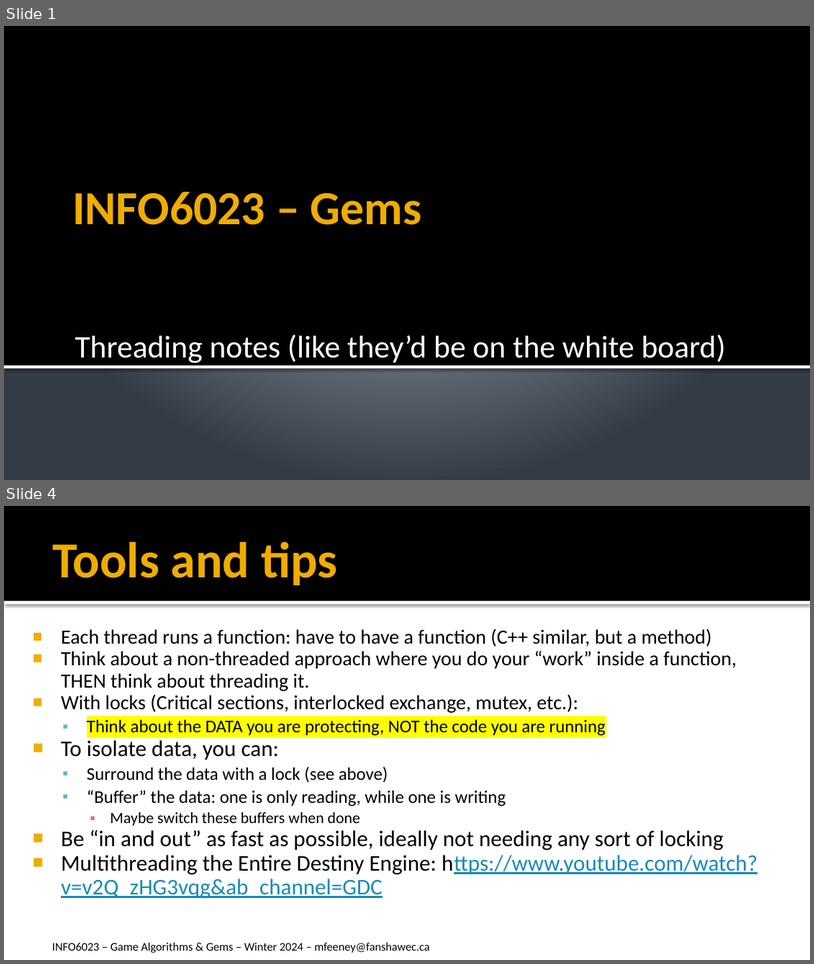
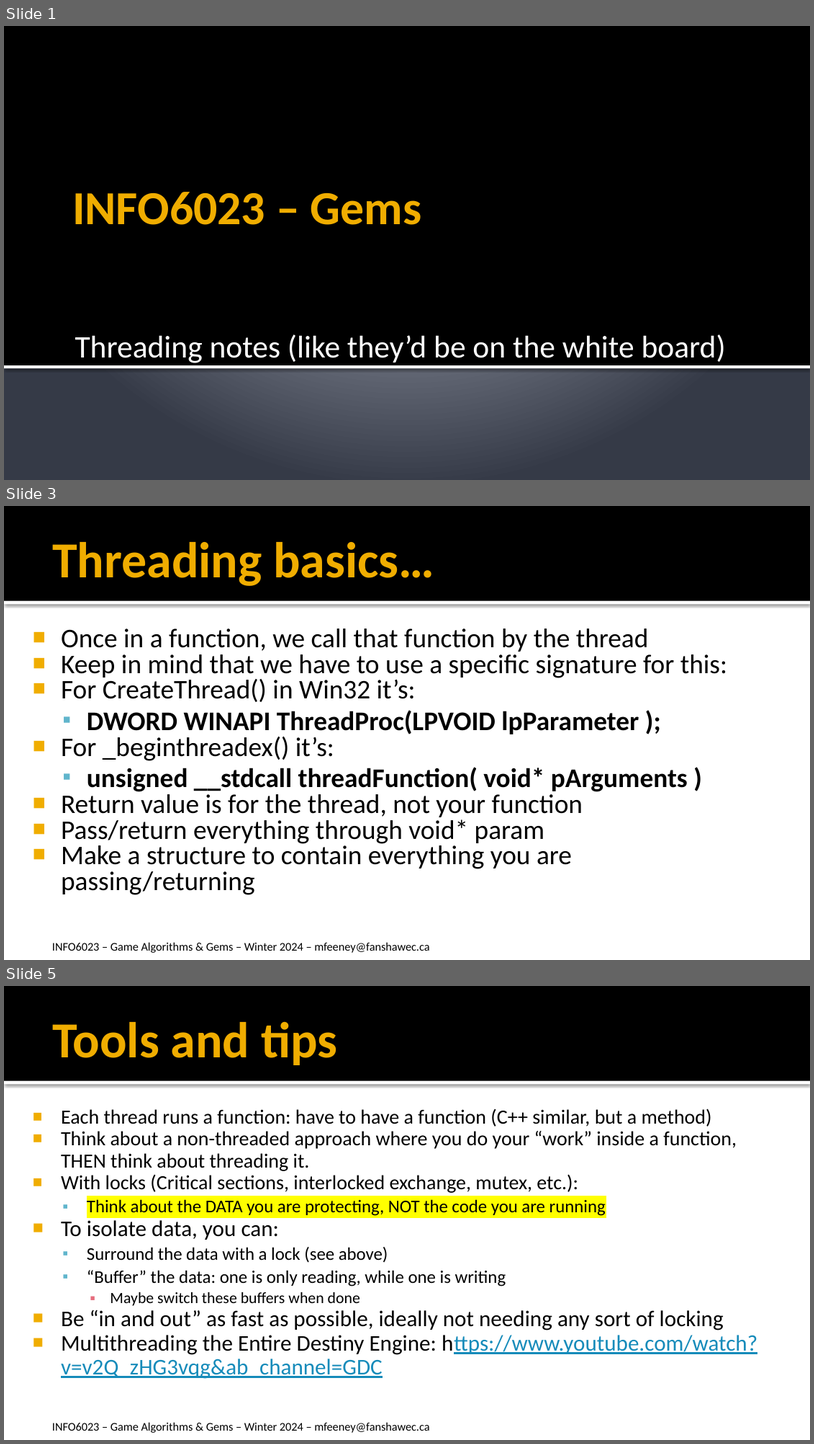
Before and after one commit to FeeneyCodes/GDP202425, a slide deck: 6023_Algor_Gems_(2025)/Day2Day/W04 (threading)/6023_W04_Threading_Notes.pptx. Shown one above the other, each under a label of ours: slides 1 and 4 before the commit, slides 1, 3 and 5 after it; the slides between them are not shown. The pictures are 814x964 and 814x1444 pixels, drawn with LibreOffice and Linux fonts; fonts in the diff are those of the drawing. Boxes give left, top, right and bottom in pixels: in the first picture for what was removed or moved away, otherwise in the second. Text is boxed around its words. In the diff, an @@ line names an element or a change of style, - is before the commit and + after.

```diff
--- a/6023_Algor_Gems_(2025)/Day2Day/W04 (threading)/6023_W04_Threading_Notes.pptx
+++ b/6023_Algor_Gems_(2025)/Day2Day/W04 (threading)/6023_W04_Threading_Notes.pptx
@@ slide 3 added at box(4, 506, 810, 960), background #FFFFFF; not listed: 3 template elements that a slide beside it also shows @@
@@ title added at box(52, 542, 435, 586), 45 pt, text #F0AD00, bold @@
+Threading basics…
@@ text added at box(61, 628, 728, 895), 24 pt, text #000000 @@
+■ Once in a function, we call that function by the thread
+■ Keep in mind that we have to use a specific signature for this:
+■ For CreateThread() in Win32 it’s:
+  ▪ DWORD WINAPI ThreadProc(LPVOID lpParameter );
+■ For _beginthreadex() it’s:
+  ▪ unsigned __stdcall threadFunction( void* pArguments )
+■ Return value is for the thread, not your function
+■ Pass/return everything through void* param
+■ Make a structure to contain everything you are passing/returning
@@ what was slide 4 is now slide 5 @@
```
Also in this commit, not shown: 1 slide changed, 2 other slides added, 1 other file.
